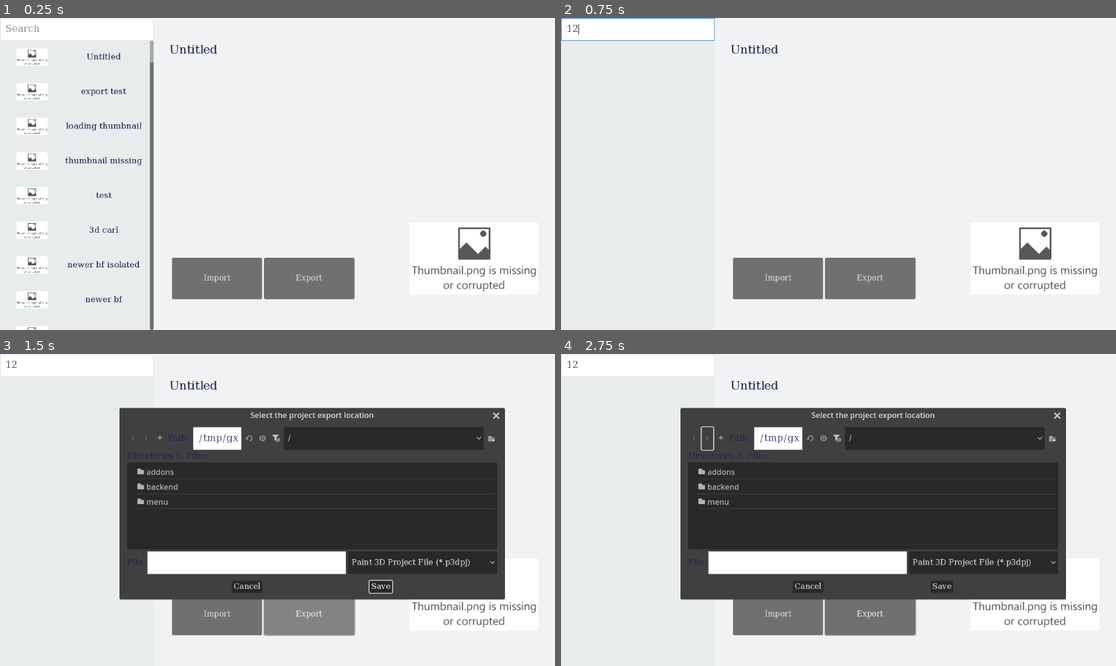
Above: before the commit, frames 1-4 (two rows, left to right).
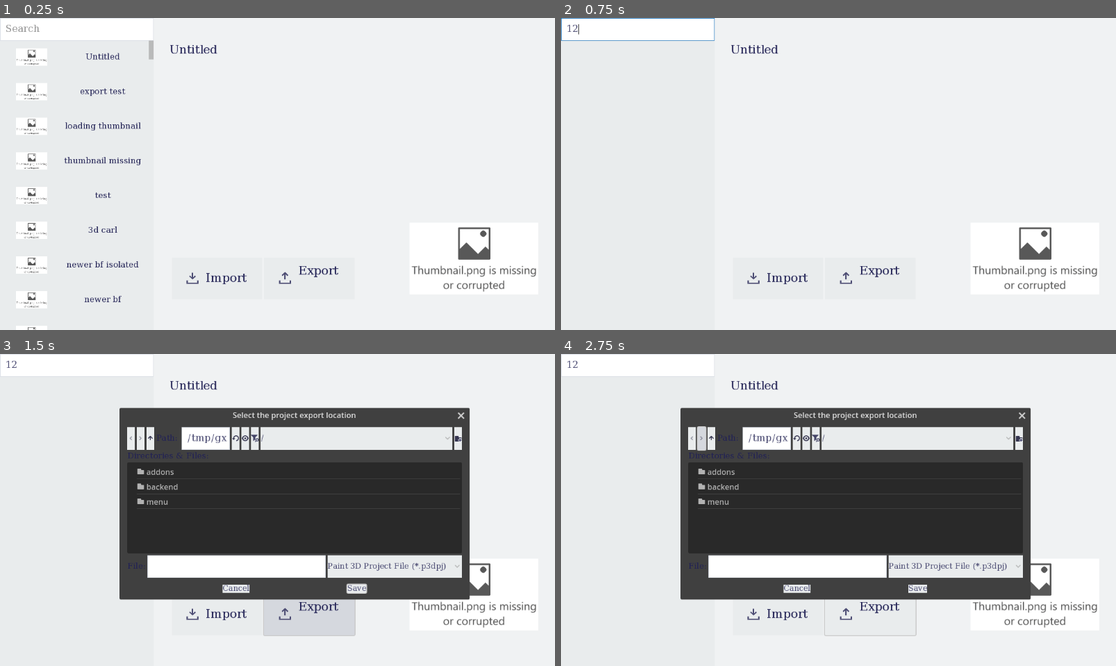
Above: after the commit, the same moments.

Repository: silkycell/Paint-3D-Project-Manager
Game: Godot game, scene res://menu/projects/projects_menu.tscn
The game is run twice, just before and just after one commit, with the same random seed, the same clock (stepped at 60 frames per second) and the same inputs.
Inputs (mouse positions are in pixels of both pictures, inside the frame that each line leads up to; where the layout moved, square brackets give the same spot in the first picture):
- Up to frame 1 (0.25 s): no input
- Up to frame 2 (0.75 s): click (638, 30) at 0.52 s; type "12" at 0.6 s
- Up to frame 3 (1.5 s): click (310, 612) at 1.25 s
- Up to frame 4 (2.75 s): click (699, 438) [705, 438] at 2 s

The runs differ from the first frame. In frame 1, 6.2% of the frame differs, in the area x 3-64%, y 7-100%; in frame 2, 4.4%; in frame 3, 14%, in the area x 22-91%, y 17-91%; in frame 4, 14%.

Commit message:
more theme changes

Diff:
--- /dev/null
+++ b/menu/export_icon.svg
@@ -0,0 +1,8 @@
+<?xml version="1.0" encoding="UTF-8" standalone="no"?>
+<!DOCTYPE svg PUBLIC "-//W3C//DTD SVG 1.1//EN" "http://www.w3.org/Graphics/SVG/1.1/DTD/svg11.dtd">
+<svg xmlns="http://www.w3.org/2000/svg" xmlns:xlink="http://www.w3.org/1999/xlink" version="1.1" viewBox="-10 0 646 1000">
+  <g transform="matrix(1 0 0 -1 0 800)">
+   <path d="M282 538l-103 -103l-44 44l178 178l178 -178l-44 -44l-103 103v-288h-62v288zM563 188h63v-188h-626v188h63v-125h500v125z" fill="#4d4d74"/>
+  </g>
+
+</svg>
--- /dev/null
+++ b/menu/import_icon.svg
@@ -0,0 +1,8 @@
+<?xml version="1.0" encoding="UTF-8" standalone="no"?>
+<!DOCTYPE svg PUBLIC "-//W3C//DTD SVG 1.1//EN" "http://www.w3.org/Graphics/SVG/1.1/DTD/svg11.dtd">
+<svg xmlns="http://www.w3.org/2000/svg" xmlns:xlink="http://www.w3.org/1999/xlink" version="1.1" viewBox="-10 0 645 1000">
+  <g transform="matrix(1 0 0 -1 0 800)">
+   <path d="M491 416l-179 -178l-178 178l44 43l103 -103v269h63v-269l103 103zM562 188h63v-188h-625v188h62v-126h500v126z" fill="#4d4d74"/>
+  </g>
+
+</svg>
--- a/menu/menu_theme.tres
+++ b/menu/menu_theme.tres
@@ -1,9 +1,23 @@
-[gd_resource type="Theme" load_steps=7 format=3 uid="uid://eno3kw6ga4uf"]
+[gd_resource type="Theme" load_steps=15 format=3 uid="uid://eno3kw6ga4uf"]
 
 [sub_resource type="SystemFont" id="SystemFont_fvwaa"]
 font_names = PackedStringArray("Segoe UI", "Sans-Serif")
 hinting = 2
 subpixel_positioning = 0
+
+[sub_resource type="StyleBoxFlat" id="StyleBoxFlat_s30oo"]
+bg_color = Color(0.835294, 0.847059, 0.870588, 1)
+
+[sub_resource type="StyleBoxFlat" id="StyleBoxFlat_5mbye"]
+bg_color = Color(0.913725, 0.92549, 0.929412, 1)
+
+[sub_resource type="StyleBoxFlat" id="StyleBoxFlat_xf5y8"]
+bg_color = Color(0.780341, 0.817199, 0.870419, 1)
+border_width_left = 1
+border_width_top = 1
+border_width_right = 1
+border_width_bottom = 1
+border_color = Color(0.340911, 0.415927, 0.473635, 1)
 
 [sub_resource type="SystemFont" id="SystemFont_jvjep"]
 font_names = PackedStringArray("Segoe UI", "Sans-Serif")
@@ -32,11 +46,36 @@
 [sub_resource type="StyleBoxFlat" id="StyleBoxFlat_7ku7b"]
 bg_color = Color(0.941176, 0.94902, 0.952941, 1)
 
-[sub_resource type="StyleBoxFlat" id="StyleBoxFlat_owh4c"]
+[sub_resource type="StyleBoxFlat" id="StyleBoxFlat_k2skk"]
 bg_color = Color(0.913725, 0.92549, 0.929412, 1)
 
+[sub_resource type="StyleBoxFlat" id="StyleBoxFlat_amkbl"]
+bg_color = Color(0.72549, 0.729412, 0.729412, 1)
+
+[sub_resource type="StyleBoxFlat" id="StyleBoxFlat_7seus"]
+bg_color = Color(0.545098, 0.545098, 0.545098, 1)
+
+[sub_resource type="StyleBoxFlat" id="StyleBoxFlat_tgwq2"]
+bg_color = Color(0.360784, 0.364706, 0.364706, 1)
+
+[sub_resource type="StyleBoxFlat" id="StyleBoxFlat_ru6kh"]
+content_margin_left = 10.0
+bg_color = Color(0.913725, 0.92549, 0.929412, 1)
+
+[sub_resource type="StyleBoxFlat" id="StyleBoxFlat_jt6ag"]
+content_margin_left = 10.0
+bg_color = Color(0.768851, 0.798469, 0.808314, 1)
+
 [resource]
+Button/colors/font_color = Color(0.301961, 0.301961, 0.454902, 1)
+Button/colors/font_focus_color = Color(0.301961, 0.301961, 0.454902, 1)
+Button/colors/font_hover_color = Color(0.301961, 0.301961, 0.454902, 1)
+Button/colors/font_pressed_color = Color(0.301961, 0.301961, 0.454902, 1)
+Button/constants/icon_max_width = 25
 Button/fonts/font = SubResource("SystemFont_fvwaa")
+Button/styles/hover = SubResource("StyleBoxFlat_s30oo")
+Button/styles/normal = SubResource("StyleBoxFlat_5mbye")
+Button/styles/pressed = SubResource("StyleBoxFlat_xf5y8")
 Fonts/fonts/normal = SubResource("SystemFont_fvwaa")
 HeaderLarge/font_sizes/font_size = 24
 Label/colors/font_color = Color(0.133333, 0.133333, 0.333333, 1)
@@ -52,5 +91,9 @@
 LineEdit/styles/focus = SubResource("StyleBoxFlat_1s66k")
 LineEdit/styles/normal = SubResource("StyleBoxFlat_fdbj6")
 Panel/styles/panel = SubResource("StyleBoxFlat_7ku7b")
-PanelSidebar/base_type = &"Panel"
-PanelSidebar/styles/panel = SubResource("StyleBoxFlat_owh4c")
+ScrollContainer/styles/panel = SubResource("StyleBoxFlat_k2skk")
+VScrollBar/styles/grabber = SubResource("StyleBoxFlat_amkbl")
+VScrollBar/styles/grabber_highlight = SubResource("StyleBoxFlat_7seus")
+VScrollBar/styles/grabber_pressed = SubResource("StyleBoxFlat_tgwq2")
+VScrollBar/styles/scroll = SubResource("StyleBoxFlat_ru6kh")
+VScrollBar/styles/scroll_focus = SubResource("StyleBoxFlat_jt6ag")
--- a/menu/projects/projects_menu.tscn
+++ b/menu/projects/projects_menu.tscn
@@ -7,13 +7,17 @@
 [ext_resource type="Texture2D" uid="uid://bhhq4f6xu4ldc" path="res://menu/projects/thumbnail_loading.png" id="3_4jn04"]
 [ext_resource type="Script" path="res://menu/projects/import/import_button.gd" id="3_hxtem"]
 [ext_resource type="Script" path="res://menu/projects/export/export_button.gd" id="3_ijuv3"]
+[ext_resource type="Texture2D" uid="uid://dtwwh0dxlmuu5" path="res://menu/import_icon.svg" id="5_b8a6r"]
 [ext_resource type="Script" path="res://menu/projects/export/export_handler.gd" id="5_qthqx"]
 [ext_resource type="Script" path="res://menu/projects/export/export_progress_panel.gd" id="6_5afnv"]
+[ext_resource type="Texture2D" uid="uid://bphdjjy1s8vl5" path="res://menu/export_icon.svg" id="8_e514j"]
 [ext_resource type="Script" path="res://menu/projects/import/import_handler.gd" id="8_gtaak"]
 [ext_resource type="Script" path="res://menu/projects/import/import_progress_panel.gd" id="10_1db86"]
 [ext_resource type="Script" path="res://menu/projects/tasks/custom_confirmation_dialog.gd" id="10_wty4p"]
 [ext_resource type="PackedScene" uid="uid://cyxb6jh7o5skw" path="res://menu/projects/tasks/progress_panel.tscn" id="12_cl2e7"]
 
+[sub_resource type="Theme" id="Theme_txxj5"]
+
 [node name="ProjectsMenu" type="Control"]
 layout_mode = 3
 anchors_preset = 15
@@ -48,8 +52,8 @@
 custom_minimum_size = Vector2(319, 0)
 layout_mode = 2
 size_flags_vertical = 3
-theme = ExtResource("1_ti7wl")
-theme_type_variation = &"PanelSidebar"
+theme = SubResource("Theme_txxj5")
+follow_focus = true
 script = ExtResource("1_wdfsu")
 metadata/_edit_use_anchors_ = true
 
@@ -94,14 +98,65 @@
 [node name="ImportButton" type="Button" parent="HBoxContainer/ProjectPanel/Buttons"]
 layout_mode = 2
 size_flags_horizontal = 3
+theme = ExtResource("1_ti7wl")
+script = ExtResource("3_hxtem")
+
+[node name="HBoxContainer" type="HBoxContainer" parent="HBoxContainer/ProjectPanel/Buttons/ImportButton"]
+layout_mode = 1
+anchors_preset = 15
+anchor_right = 1.0
+anchor_bottom = 1.0
+grow_horizontal = 2
+grow_vertical = 2
+theme_override_constants/separation = 15
+alignment = 1
+
+[node name="Icon" type="TextureRect" parent="HBoxContainer/ProjectPanel/Buttons/ImportButton/HBoxContainer"]
+custom_minimum_size = Vector2(25, 0)
+layout_mode = 2
+texture = ExtResource("5_b8a6r")
+expand_mode = 1
+stretch_mode = 5
+
+[node name="Label" type="Label" parent="HBoxContainer/ProjectPanel/Buttons/ImportButton/HBoxContainer"]
+layout_mode = 2
+theme = ExtResource("1_ti7wl")
+theme_override_font_sizes/font_size = 25
 text = "Import"
-script = ExtResource("3_hxtem")
+horizontal_alignment = 1
+vertical_alignment = 1
 
 [node name="ExportButton" type="Button" parent="HBoxContainer/ProjectPanel/Buttons"]
 layout_mode = 2
 size_flags_horizontal = 3
-text = "Export"
+theme = ExtResource("1_ti7wl")
 script = ExtResource("3_ijuv3")
+
+[node name="HBoxContainer" type="HBoxContainer" parent="HBoxContainer/ProjectPanel/Buttons/ExportButton"]
+layout_mode = 1
+anchors_preset = 15
+anchor_right = 1.0
+anchor_bottom = 1.0
+grow_horizontal = 2
+grow_vertical = 2
+theme_override_constants/separation = 15
+alignment = 1
+
+[node name="Icon" type="TextureRect" parent="HBoxContainer/ProjectPanel/Buttons/ExportButton/HBoxContainer"]
+custom_minimum_size = Vector2(25, 0)
+layout_mode = 2
+texture = ExtResource("8_e514j")
+expand_mode = 1
+stretch_mode = 5
+
+[node name="Label" type="Label" parent="HBoxContainer/ProjectPanel/Buttons/ExportButton/HBoxContainer"]
+layout_mode = 2
+theme = ExtResource("1_ti7wl")
+theme_override_font_sizes/font_size = 25
+text = "Export
+"
+horizontal_alignment = 1
+vertical_alignment = 1
 
 [node name="Thumbnail" type="TextureRect" parent="HBoxContainer/ProjectPanel"]
 layout_mode = 1
Not shown, added: menu/M_paint.svg.import
Not shown, added: menu/N_paint.svg.import
Not shown, added: menu/export_icon.svg.import
Not shown, added: menu/import_icon.svg.import
Not shown: 1 places in menu/projects/projects_menu.tscn that only renumber resources
